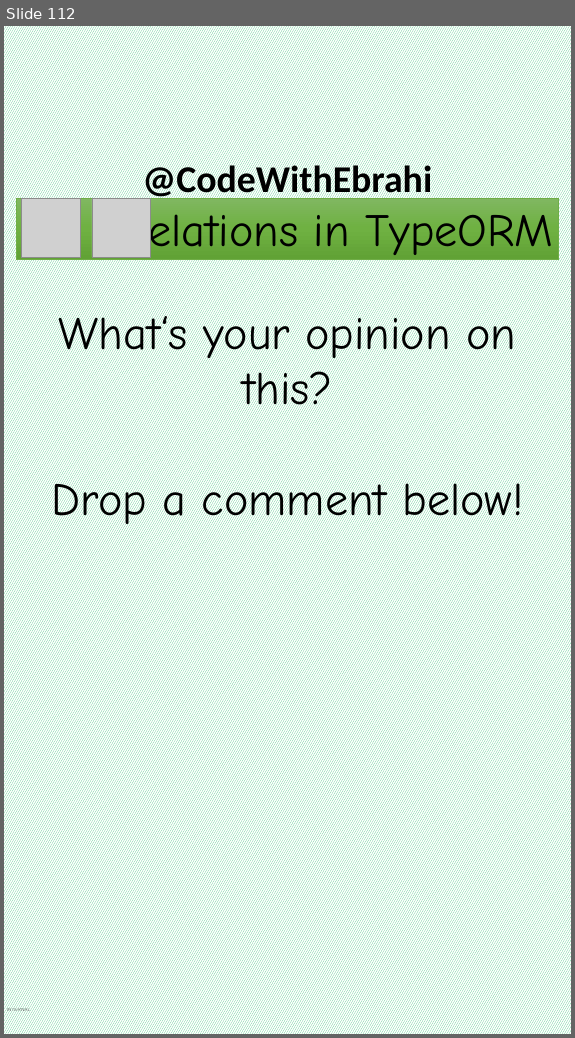
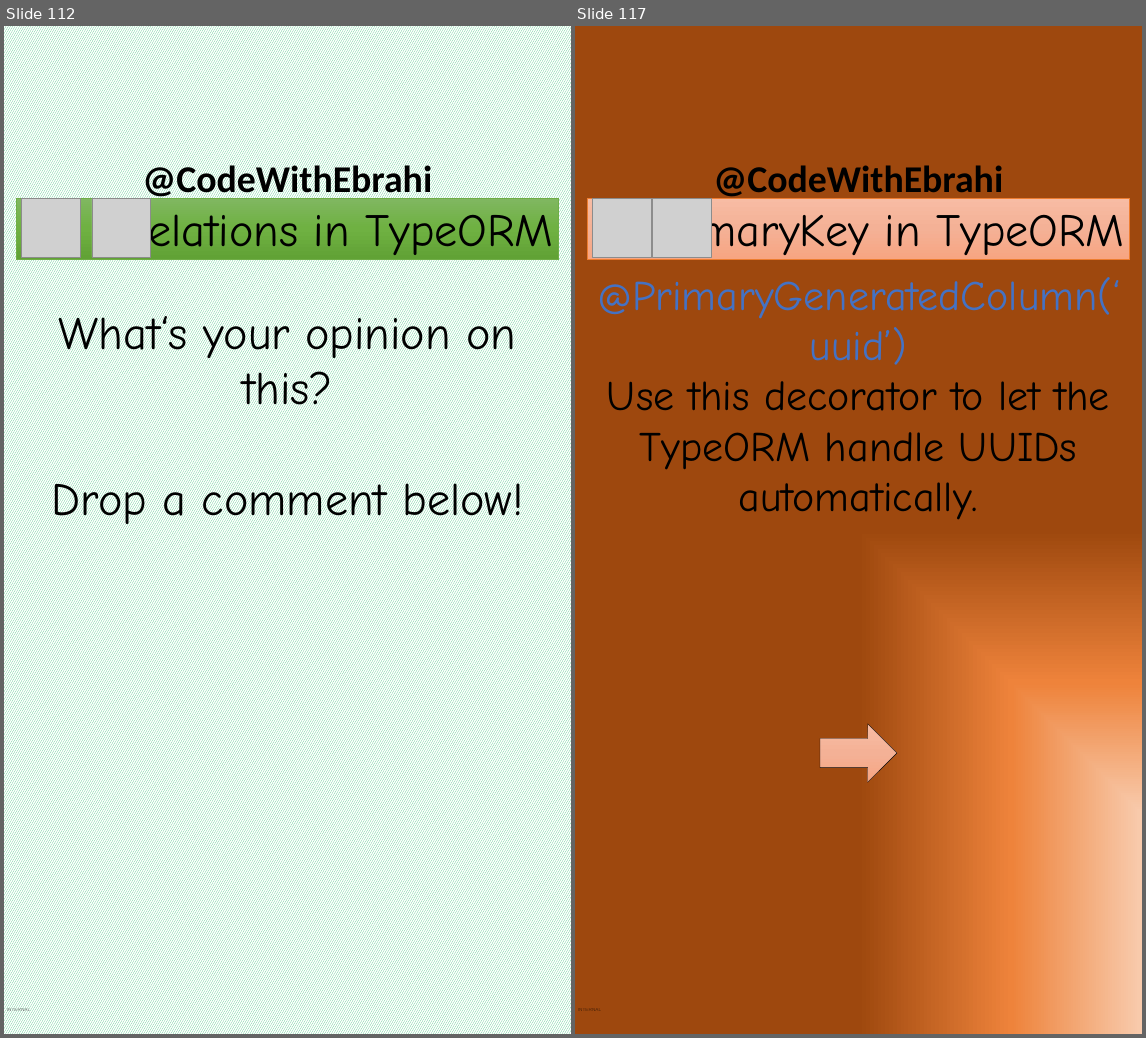
Before and after one commit to ebrahimsalehi1/python_codes, a slide deck: assets/images.pptx. Shown side by side, each under a label of ours: slide 112 before the commit, slides 112 and 117 after it; the slides between them are not shown. The pictures are 575x1038 and 1146x1038 pixels, drawn with LibreOffice and Linux fonts; fonts in the diff are those of the drawing; grey boxes stand for pictures; background and template pictures are left out. Boxes give left, top, right and bottom in pixels: in the first picture for what was removed or moved away, otherwise in the second. Text is boxed around its words. In the diff, an @@ line names an element or a change of style, - is before the commit and + after.

```diff
--- a/assets/images.pptx
+++ b/assets/images.pptx
@@ slide 117 added at (575,26,1142,1034), background gradient #F8CBAD to #EE843B to #9E480E; not listed: 2 template elements that a slide beside it also shows @@
@@ rectangle added at (587,198,1129,259), fill gradient #F7BDA5 to #F5B196 to #F8A582, outline #ED7D31 0.5 pt, 66 pt, text #000000 @@
+PrimaryKey in TypeORM
@@ picture added at (593,199,651,257) @@
@@ picture added at (653,199,711,257) @@
@@ text added at (597,277,1120,520), 60 pt, text #000000 @@
+@PrimaryGeneratedColumn(‘uuid’)
+Use this decorator to let the TypeORM handle UUIDs automatically.
@@ right arrow added at (820,724,897,783), fill gradient #F7BDA5 to #F5B196 to #F8A582, outline #000000 0.5 pt @@
```
Also in this commit, not shown: 7 other slides added, 31 other files.
